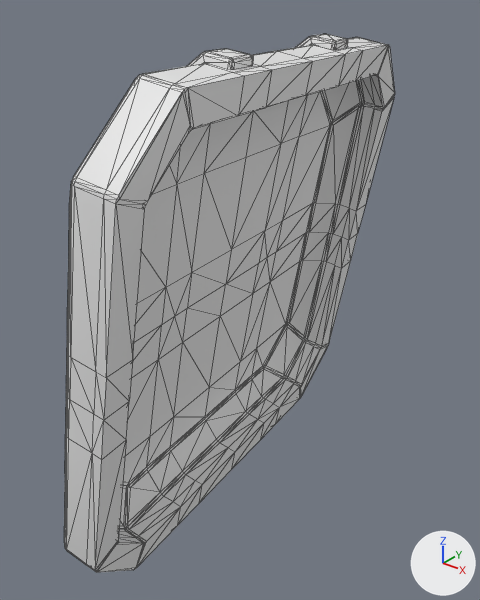
The OBJ model assets/Models/utility/crates/lid1-open.obj, before and after one commit.
One viewpoint serves both versions: a 50 mm lens placed at (2.62, -11.03, 10.99), pointed at (-5.43, -0.96, 4.75). The axes (+X, +Y, +Z) are drawn at lower right. The lights are the same throughout. Mesh edges are drawn as thin lines. Where no turn or scale is listed for an object, it has been applied to the vertices.

In view in the first picture: 'Crate_1_Lid'.
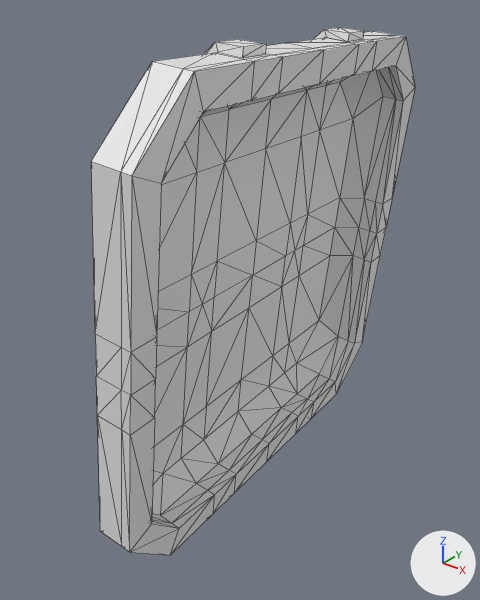
The change in detail:
me_crate_1_lid is used by ob_crate_1_lid; location (0.0, 0.0, 0.0).
me_crate_1_lid had 966 vertices, 1856 faces and spanned x -7.33..-3.48, y -5.98..3.85, z 0.08..9.99.
me_crate_1_lid now has 310 vertices, 576 faces and spans x -6.79..-3.83, y -5.26..4.49, z 0.08..10.07.
me_crate_1_lid part 1: the loose piece of 678 vertices spanning x -7.26..-3.48, y -5.98..3.85, z 0.18..9.83 is rebuilt with 246 vertices and now spans x -6.67..-3.83, y -5.26..4.49, z 0.21..9.91.
me_crate_1_lid part 2: a new loose piece of 16 vertices spanning x -5.87..-4.18, y -2.54..-1.8, z 8.07..10.07.
me_crate_1_lid part 3: a new loose piece of 16 vertices spanning x -6.08..-4.38, y 1.01..1.74, z 8.07..10.07.
me_crate_1_lid part 4: the loose piece of 72 vertices spanning x -6.14..-4.32, y 0.29..1.12, z 8.07..9.99 is deleted.
me_crate_1_lid part 5: the loose piece of 72 vertices spanning x -5.74..-3.92, y -3.24..-2.41, z 8.07..9.99 is deleted.

Location of each change, [x1, y1, x2, y2] in pixels of the pictures (480 x 600 px):
'Crate_1_Lid', reshaped
    before: [64, 34, 395, 572]
    after: [91, 27, 415, 555]
part 1 of me_crate_1_lid, rebuilt
    before: [64, 37, 395, 572]
    after: [91, 31, 415, 555]
part 2 of me_crate_1_lid, added
    after: [204, 39, 266, 58]
part 3 of me_crate_1_lid, added
    after: [314, 27, 364, 42]
part 4 of me_crate_1_lid, deleted
    before: [296, 34, 348, 50]
part 5 of me_crate_1_lid, deleted
    before: [187, 49, 253, 70]
